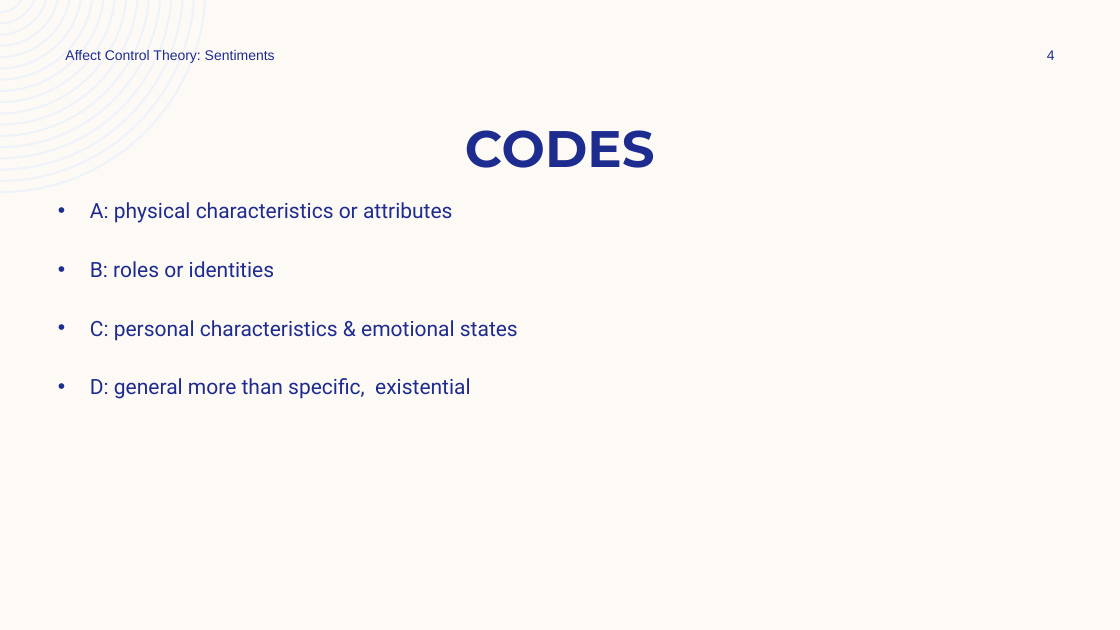
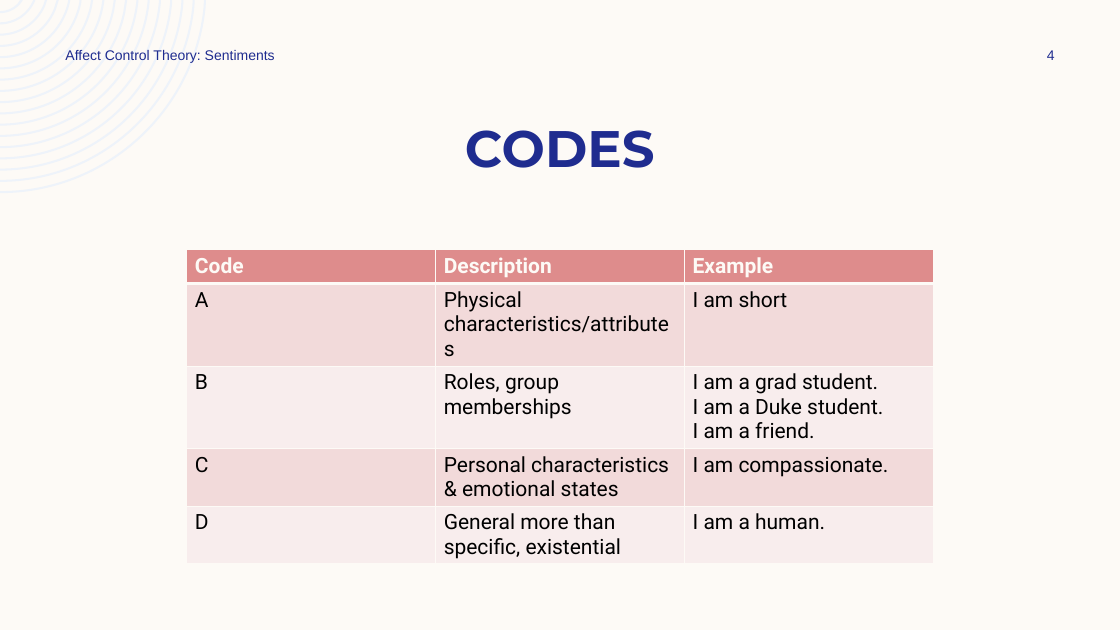
Before and after one commit to ekmaloney/soc490s, a slide deck: slide 4 of slides/jan_26.pptx. Drawn at 1120x630 pixels with LibreOffice and Linux fonts; fonts in the diff are those of the drawing. Boxes give left, top, right and bottom in pixels: in the first picture for what was removed or moved away, otherwise in the second. Text is boxed around its words. In the diff, an @@ line names an element or a change of style, - is before the commit and + after.

```diff
--- a/slides/jan_26.pptx
+++ b/slides/jan_26.pptx
@@ text removed at bbox=[90, 202, 518, 399] @@
-• A: physical characteristics or attributes
-• B: roles or identities
-• C: personal characteristics & emotional states
-• D: general more than specific, existential
@@ table added at bbox=[187, 250, 933, 563], 5 rows, 3 columns @@
+Code | Description | Example
+A | Physical characteristics/attributes | I am short
+B | Roles, group memberships | I am a grad student. / I am a Duke student. / I am a friend.
+C | Personal characteristics & emotional states | I am compassionate.
+D | General more than specific, existential | I am a human.
```
Also in this commit, not shown: 10 other slides changed, 2 slides added, 14 other files.
